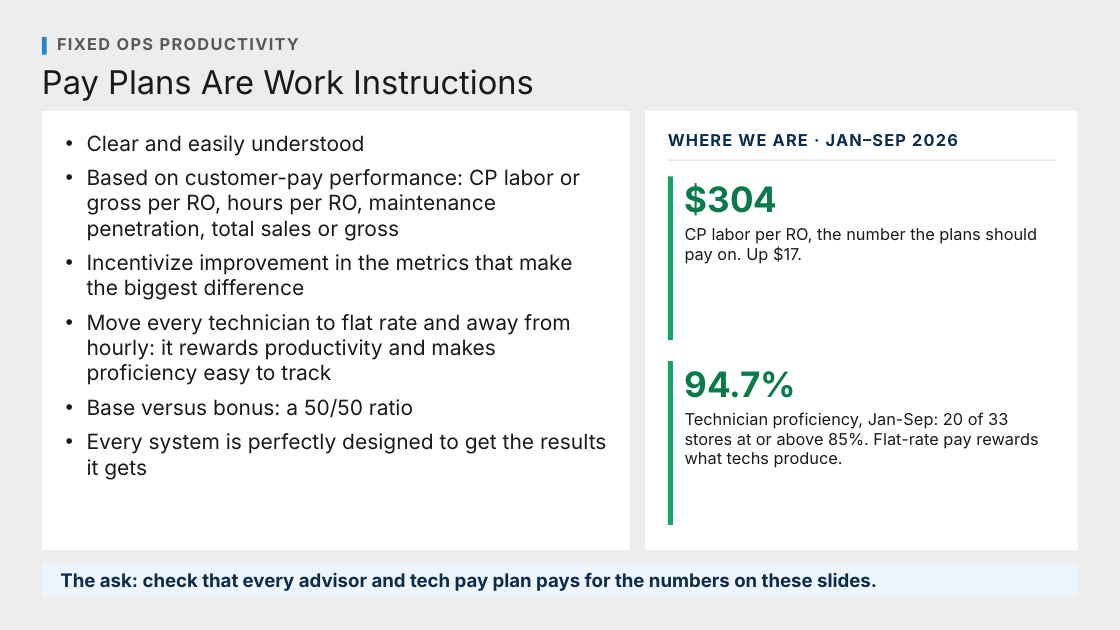
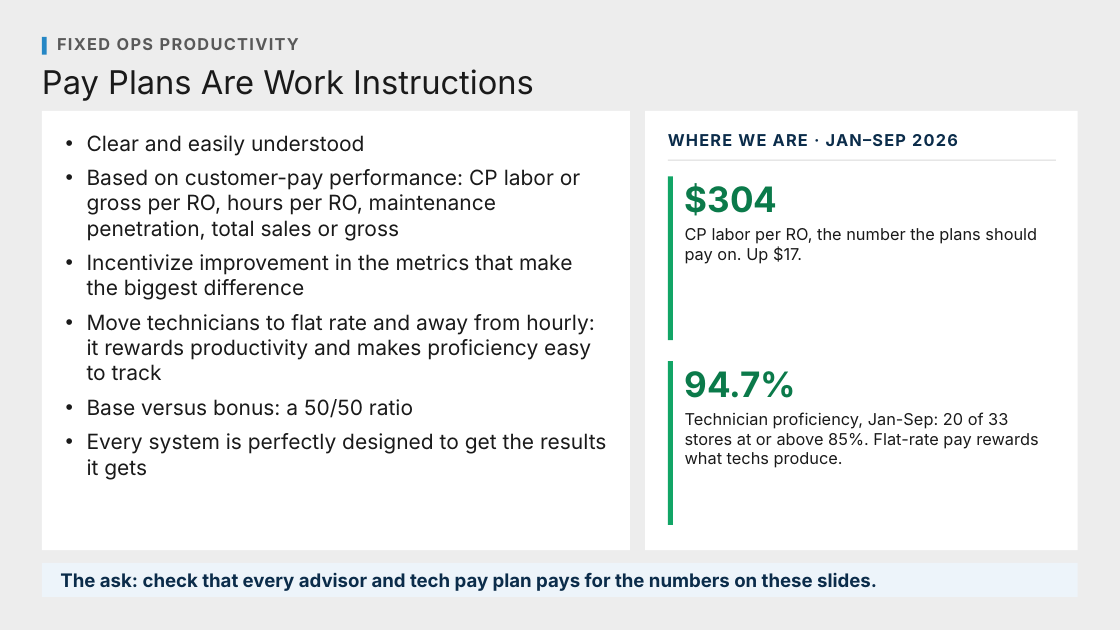
Before and after one commit to Ndresner/Noah, a slide deck: slide 128 of day2-deck/decks/Fixed Ops - Day 2 Example Test Deck.pptx. Drawn at 1120x630 pixels with LibreOffice and Linux fonts; fonts in the diff are those of the drawing. Boxes give left, top, right and bottom in pixels: in the first picture for what was removed or moved away, otherwise in the second. Text is boxed around its words. In the diff, an @@ line names an element or a change of style, - is before the commit and + after.

```diff
--- a/day2-deck/decks/Fixed Ops - Day 2 Example Test Deck.pptx
+++ b/day2-deck/decks/Fixed Ops - Day 2 Example Test Deck.pptx
@@ text at (x1=87, y1=314, x2=595, y2=381): text changed @@
-• Move every technician to flat rate and away from hourly: it rewards productivity and makes proficiency easy to track
+• Move technicians to flat rate and away from hourly: it rewards productivity and makes proficiency easy to track
```
Also in this commit, not shown: 4 other slides changed, 11 other files.
